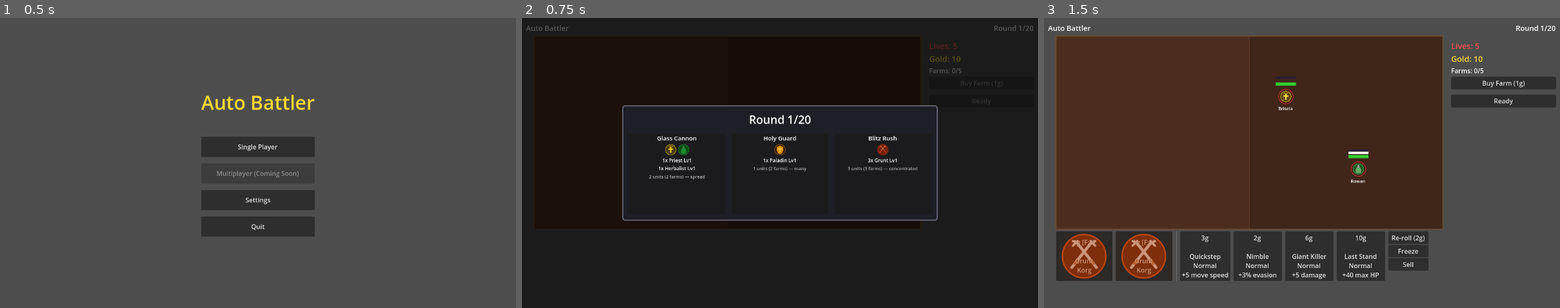
Above: before the commit, frames 1-3 (left to right).
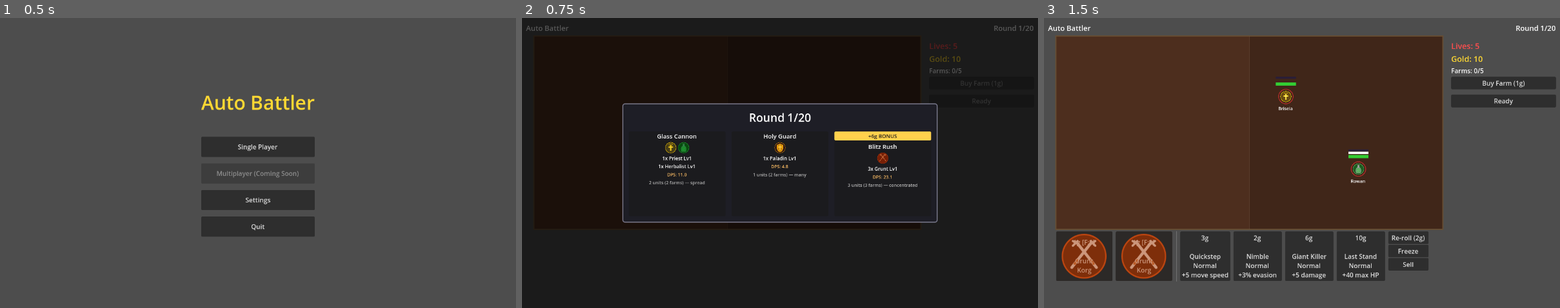
Above: after the commit, the same moments.

Repository: MarcelineVPQ/auto_battler
Game: Godot game, scene res://scenes/menu/main_menu.tscn
The game is run twice, just before and just after one commit, with the same random seed, the same clock (stepped at 60 frames per second) and the same inputs. The engine's default icon, where the game draws it, is replaced by a stand-in: a white triangle on a blue panel in a dark square.
Inputs (mouse positions are in pixels of both pictures, inside the frame that each line leads up to):
- Up to frame 1 (0.5 s): no input
- Up to frame 2 (0.75 s): click "Single Player" at 0.5 s
- Up to frame 3 (1.5 s): click (1198, 174) at 1.27 s

Frame 1 is identical in both runs. In frame 2, 3.2% of the frame differs, in the area x 19-81%, y 29-71%; in frame 3, nothing differs.

Commit message:
Add live DPS panel during combat, gold bonus on 3rd wave card, and wave DPS stat
Live DPS readout below the strength bar updates each tick showing both teams'
combined damage output, reflecting ability buffs and unit deaths in real time.

Third wave option now offers a scaling gold bonus (5 + 0..round) displayed as
a gold banner, rewarding players for choosing the harder fight.

Each wave card also shows the combined enemy DPS with level scaling applied.

Co-Authored-By: Claude Opus 4.6 <noreply@anthropic.com>

Diff:
--- a/scripts/main.gd
+++ b/scripts/main.gd
@@ -138,6 +138,7 @@
 var wave_title: Label
 var wave_cards_container: HBoxContainer
 var wave_options: Array[Dictionary] = []
+var _pending_bonus_gold: int = 0
 
 # Shop UI (built in code)
 var shop_bar: HBoxContainer
@@ -167,10 +168,13 @@
 # Warning feedback label
 var warning_label: Label
 
-# Battle UI — strength bar & combat log
+# Battle UI — strength bar, DPS panel & combat log
 var strength_bar_container: HBoxContainer
 var strength_bar_player: ColorRect
 var strength_bar_enemy: ColorRect
+var dps_panel: HBoxContainer
+var dps_player_label: Label
+var dps_enemy_label: Label
 var combat_log_scroll: ScrollContainer
 var combat_log: RichTextLabel
 
@@ -244,6 +248,32 @@
 
 	strength_bar_container.visible = false
 
+	# DPS panel — live team DPS readout below strength bar
+	dps_panel = HBoxContainer.new()
+	dps_panel.position = Vector2(55, 52)
+	dps_panel.custom_minimum_size = Vector2(960, 20)
+	dps_panel.add_theme_constant_override("separation", 0)
+	dps_panel.mouse_filter = Control.MOUSE_FILTER_IGNORE
+	ui_layer.add_child(dps_panel)
+
+	dps_player_label = Label.new()
+	dps_player_label.horizontal_alignment = HORIZONTAL_ALIGNMENT_LEFT
+	dps_player_label.add_theme_font_size_override("font_size", 12)
+	dps_player_label.add_theme_color_override("font_color", Color(0.4, 0.65, 1.0))
+	dps_player_label.size_flags_horizontal = Control.SIZE_EXPAND_FILL
+	dps_player_label.mouse_filter = Control.MOUSE_FILTER_IGNORE
+	dps_panel.add_child(dps_player_label)
+
+	dps_enemy_label = Label.new()
+	dps_enemy_label.horizontal_alignment = HORIZONTAL_ALIGNMENT_RIGHT
+	dps_enemy_label.add_theme_font_size_override("font_size", 12)
+	dps_enemy_label.add_theme_color_override("font_color", Color(1.0, 0.45, 0.45))
+	dps_enemy_label.size_flags_horizontal = Control.SIZE_EXPAND_FILL
+	dps_enemy_label.mouse_filter = Control.MOUSE_FILTER_IGNORE
+	dps_panel.add_child(dps_enemy_label)
+
+	dps_panel.visible = false
+
 	# Combat log — scrolling text at bottom-right
 	combat_log_scroll = ScrollContainer.new()
 	combat_log_scroll.position = Vector2(1010, 440)
@@ -269,11 +299,15 @@
 
 func _on_tick_completed() -> void:
 	var player_hp := 0
+	var player_dps := 0.0
 	var enemy_hp := 0
+	var enemy_dps := 0.0
 	for unit in board.get_units_on_team(Unit.Team.PLAYER):
 		player_hp += unit.current_hp
+		player_dps += unit.damage * unit.attacks_per_second
 	for unit in board.get_units_on_team(Unit.Team.ENEMY):
 		enemy_hp += unit.current_hp
+		enemy_dps += unit.damage * unit.attacks_per_second
 
 	var total := player_hp + enemy_hp
 	if total <= 0:
@@ -283,12 +317,17 @@
 	strength_bar_player.custom_minimum_size.x = bar_width * ratio
 	strength_bar_enemy.custom_minimum_size.x = bar_width * (1.0 - ratio)
 
+	dps_player_label.text = "Your DPS: %.1f" % player_dps
+	dps_enemy_label.text = "Enemy DPS: %.1f" % enemy_dps
+
 func _show_battle_ui() -> void:
 	strength_bar_container.visible = true
+	dps_panel.visible = true
 	combat_log_scroll.visible = true
 
 func _hide_battle_ui() -> void:
 	strength_bar_container.visible = false
+	dps_panel.visible = false
 	combat_log_scroll.visible = false
 
 # ── Wave Select UI ──────────────────────────────────────────
@@ -349,12 +388,31 @@
 	for i in range(3):
 		var wave: Dictionary = wave_options[i]
 		var btn := Button.new()
-		btn.custom_minimum_size = Vector2(240, 200)
+		btn.custom_minimum_size = Vector2(240, 210)
 
 		var card := VBoxContainer.new()
 		card.add_theme_constant_override("separation", 4)
 		card.mouse_filter = Control.MOUSE_FILTER_IGNORE
 		card.set_anchors_and_offsets_preset(Control.PRESET_FULL_RECT)
+
+		# Gold bonus banner (3rd card)
+		var bonus_gold: int = wave.get("bonus_gold", 0)
+		if bonus_gold > 0:
+			var banner := Label.new()
+			banner.text = "+%dg BONUS" % bonus_gold
+			banner.horizontal_alignment = HORIZONTAL_ALIGNMENT_CENTER
+			banner.add_theme_font_size_override("font_size", 13)
+			banner.add_theme_color_override("font_color", Color(0.1, 0.1, 0.1))
+			banner.mouse_filter = Control.MOUSE_FILTER_IGNORE
+			var banner_bg := PanelContainer.new()
+			var bg_style := StyleBoxFlat.new()
+			bg_style.bg_color = Color(1.0, 0.82, 0.3)
+			bg_style.set_corner_radius_all(3)
+			bg_style.set_content_margin_all(2)
+			banner_bg.add_theme_stylebox_override("panel", bg_style)
+			banner_bg.mouse_filter = Control.MOUSE_FILTER_IGNORE
+			banner_bg.add_child(banner)
+			card.add_child(banner_bg)
 
 		# Strategy title
 		var title := Label.new()
@@ -412,6 +470,25 @@
 			buffs.mouse_filter = Control.MOUSE_FILTER_IGNORE
 			card.add_child(buffs)
 
+		# Combined DPS stat
+		var total_dps := 0.0
+		for entry in wave.enemies:
+			var data: UnitData = entry.data
+			var lvl: int = entry.get("level", 1)
+			var dmg := float(data.damage)
+			var aps := data.attacks_per_second
+			if lvl > 1:
+				dmg *= 1.0 + (lvl - 1) * 0.45
+				aps *= 1.0 + (lvl - 1) * 0.18
+			total_dps += dmg * aps
+		var dps_label := Label.new()
+		dps_label.text = "DPS: %.1f" % total_dps
+		dps_label.horizontal_alignment = HORIZONTAL_ALIGNMENT_CENTER
+		dps_label.add_theme_font_size_override("font_size", 11)
+		dps_label.add_theme_color_override("font_color", Color(1.0, 0.75, 0.4))
+		dps_label.mouse_filter = Control.MOUSE_FILTER_IGNORE
+		card.add_child(dps_label)
+
 		# Summary line
 		var summary := Label.new()
 		summary.text = "%d units (%d farms) — %s" % [wave.total_units, wave.total_farms, wave.strategy]
@@ -433,6 +510,9 @@
 	var options: Array[Dictionary] = []
 	for i in range(3):
 		options.append(_generate_single_wave())
+	# 3rd option is harder — give it a bonus gold reward
+	var bonus := 5 + randi_range(0, GameManager.current_round)
+	options[2].bonus_gold = bonus
 	return options
 
 func _generate_single_wave() -> Dictionary:
@@ -504,6 +584,7 @@
 
 func _on_wave_selected(idx: int) -> void:
 	var wave: Dictionary = wave_options[idx]
+	_pending_bonus_gold = wave.get("bonus_gold", 0)
 	_hide_wave_select()
 
 	var enemies: Array = wave.enemies
@@ -1391,7 +1472,13 @@
 	var is_first_loss := not player_won and not GameManager.first_loss_given
 	GameManager.end_battle(player_won)
 	if player_won:
-		result_label.text = "VICTORY!"
+		if _pending_bonus_gold > 0:
+			GameManager.gold += _pending_bonus_gold
+			GameManager.gold_changed.emit(GameManager.gold)
+			result_label.text = "VICTORY! (+%dg bonus)" % _pending_bonus_gold
+			_pending_bonus_gold = 0
+		else:
+			result_label.text = "VICTORY!"
 		result_label.add_theme_color_override("font_color", Color.GREEN)
 		AudioManager.play("victory")
 	else:
